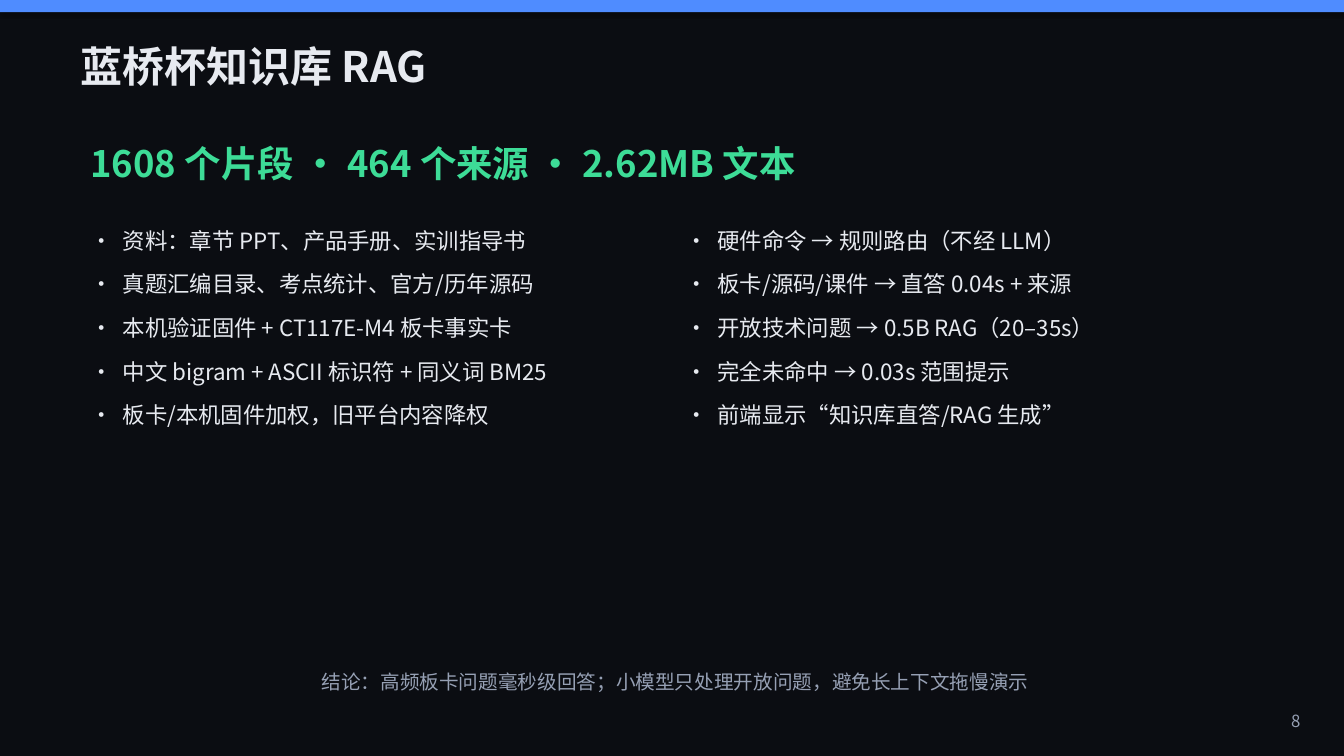
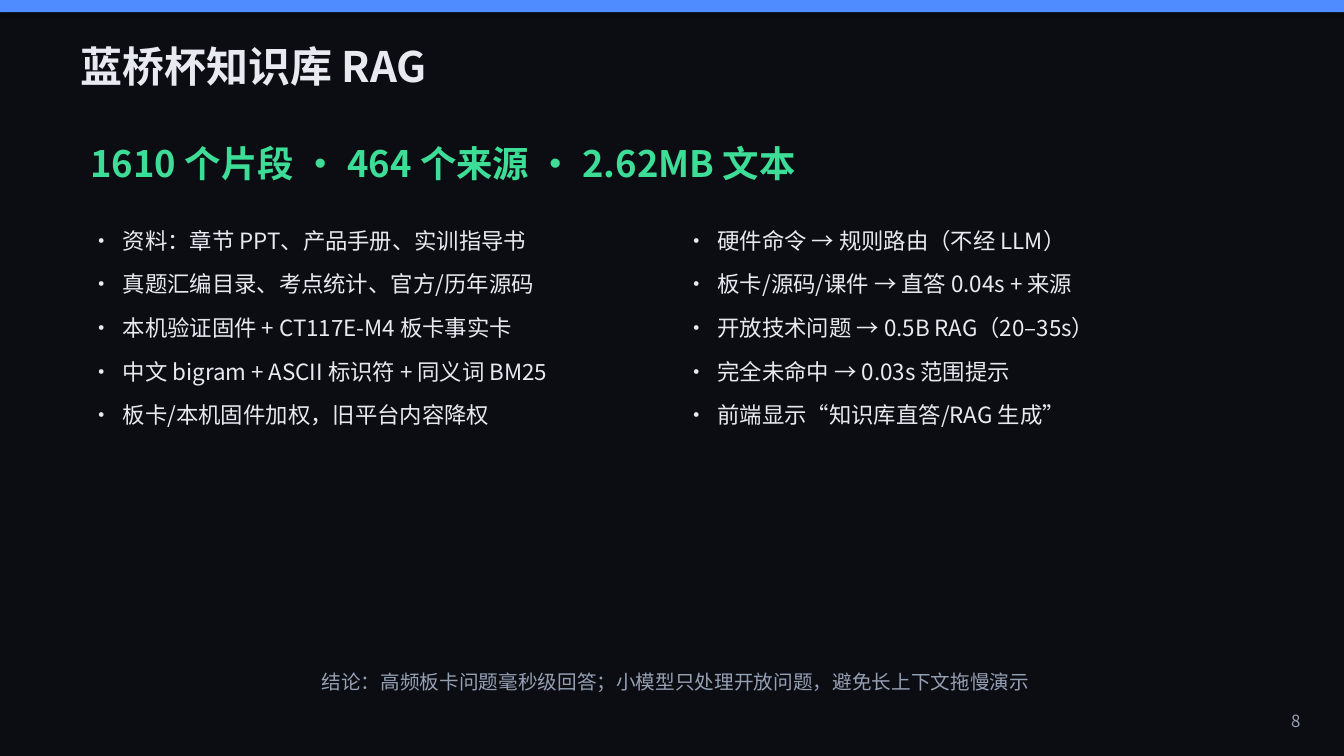
Before and after one commit to Apple-1814/Design-and-Implementation-of-an-Edge-Side-Multimodal-AI-Interaction-Terminal-Based-on-Raspberry-Pi-4, a slide deck: slide 8 of paper/答辩PPT.pptx. Drawn at 1344x756 pixels with LibreOffice and Linux fonts; fonts in the diff are those of the drawing. Boxes give left, top, right and bottom in pixels: in the first picture for what was removed or moved away, otherwise in the second. Text is boxed around its words. In the diff, an @@ line names an element or a change of style, - is before the commit and + after.

```diff
--- a/paper/答辩PPT.pptx
+++ b/paper/答辩PPT.pptx
@@ text at (91, 145, 796, 181): text changed @@
-1608 个片段 · 464 个来源 · 2.62MB 文本
+1610 个片段 · 464 个来源 · 2.62MB 文本
```
Also in this commit, not shown: 1 other slide changed, 16 other files.
